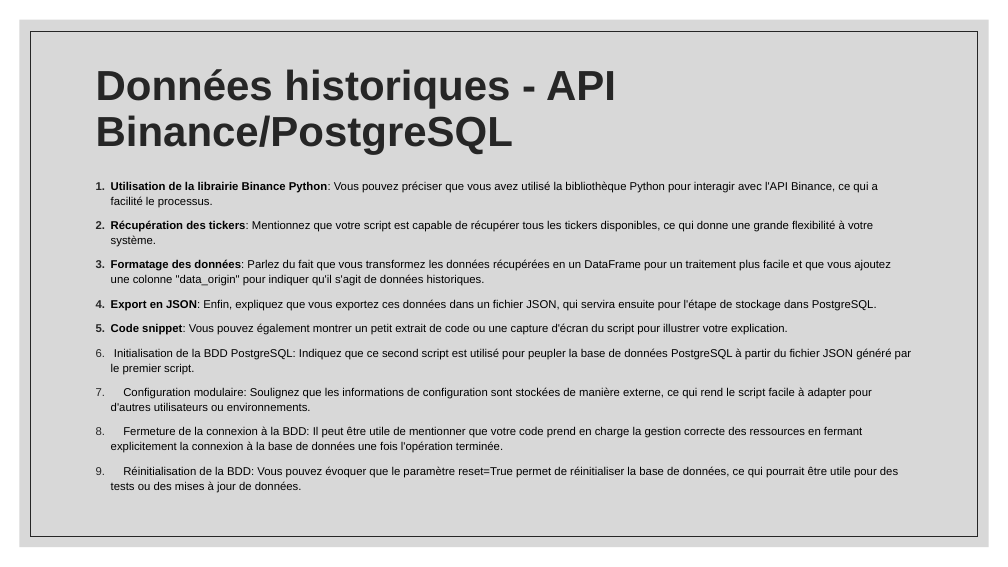
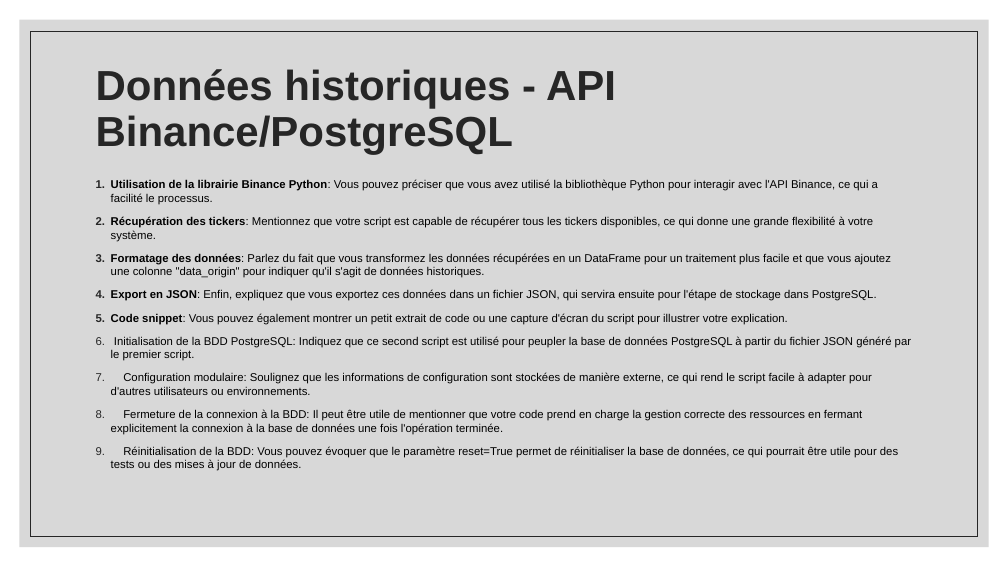
Before and after one commit to swip10/OPA, a slide deck: slide 9 of Gestion de projet/Présentation projet_OPA.pptx (slide 8 before the commit). Drawn at 1008x567 pixels with LibreOffice and Linux fonts; fonts in the diff are those of the drawing. Boxes give left, top, right and bottom in pixels: in the first picture for what was removed or moved away, otherwise in the second. Text is boxed around its words. In the diff, an @@ line names an element or a change of style, - is before the commit and + after.

```diff
--- a/Gestion de projet/Présentation projet_OPA.pptx
+++ b/Gestion de projet/Présentation projet_OPA.pptx
@@ text "Utilisation de la librairie Binance ..." at box(111, 180, 911, 471): line spacing 1.1 to 1 @@
```
Also in this commit, not shown: 5 other slides changed, 1 slide added.
